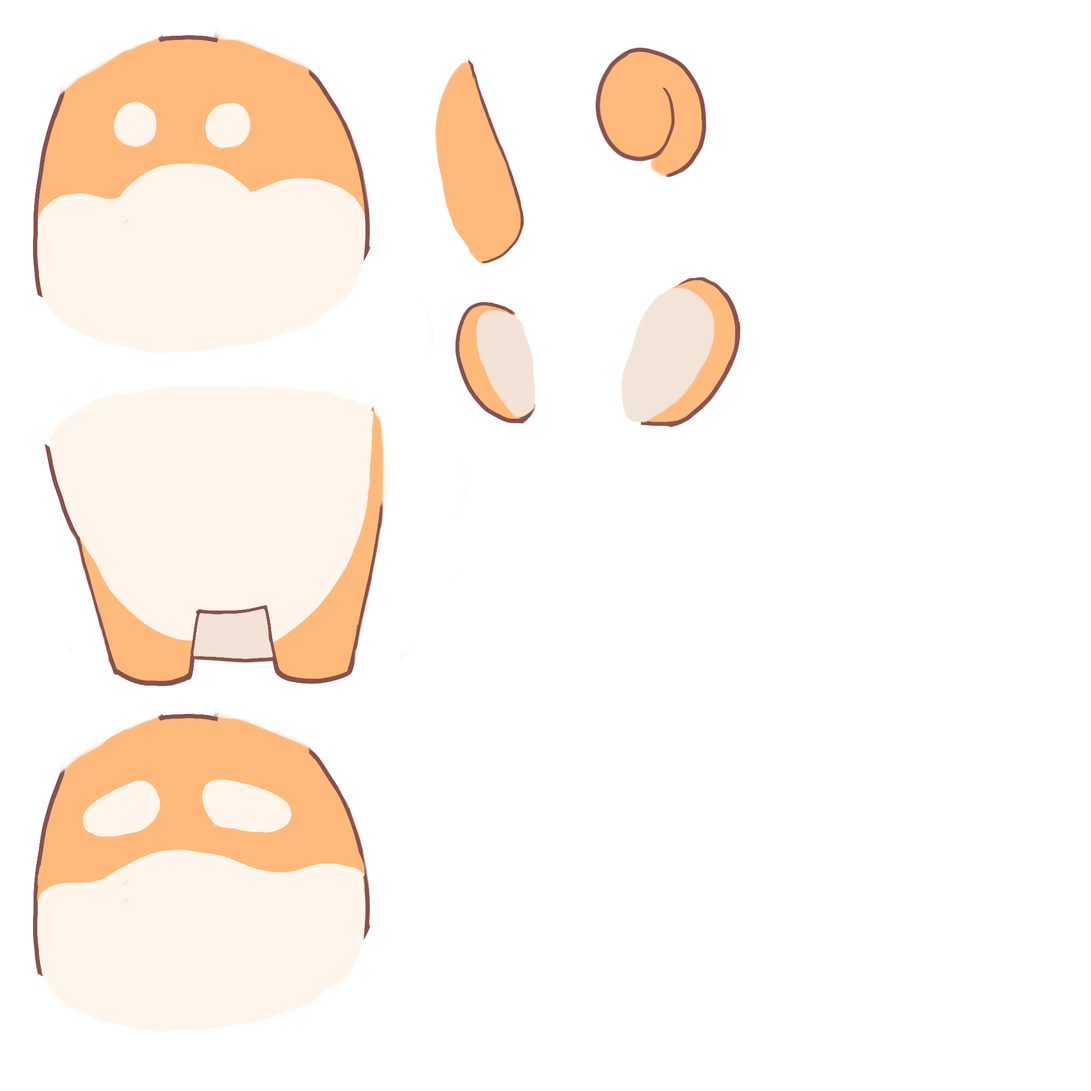
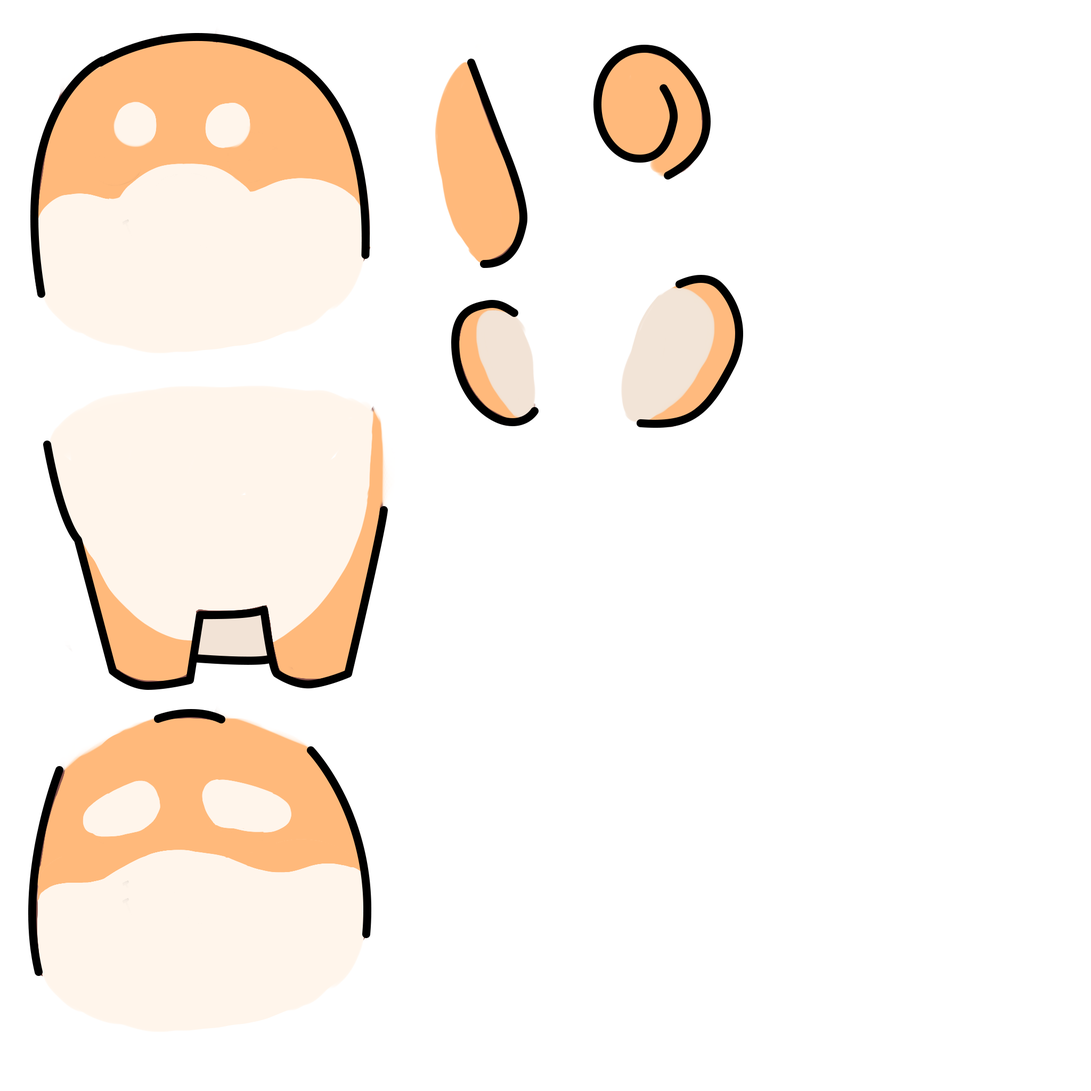
Before/after of a w=1091, h=1091 layered artwork. What changed in the layer stack:
added layer "Shape 6" above "Layer 4" over [636, 275, 744, 428]
added layer "Shape 5" above "Layer 6" over [593, 44, 711, 180]
added layer "Shape 4" above "Layer 2" over [467, 58, 528, 269]
added layer "Shape 7" above "Layer 3" over [451, 300, 539, 427]
added layer "Shape 3" above "Shape 2" over [30, 56, 107, 298]
added layer "Shape 2" above "Shape 1" over [274, 51, 370, 260]
added layer "Shape 1" above "Shape 12" over [96, 33, 282, 67]
added layer "Shape 12" above "Shape 11" over [306, 746, 372, 939]
added layer "Shape 11" above "Shape 10" over [154, 709, 226, 724]
added layer "Shape 10" above "Layer 7 copy 2" over [28, 766, 64, 977]
added layer "Shape 9" above "Shape 8" over [190, 654, 275, 666]
added layer "Shape 8" above "d copy" over [43, 440, 388, 691]
painted on "d copy" over [61, 107, 468, 661]
